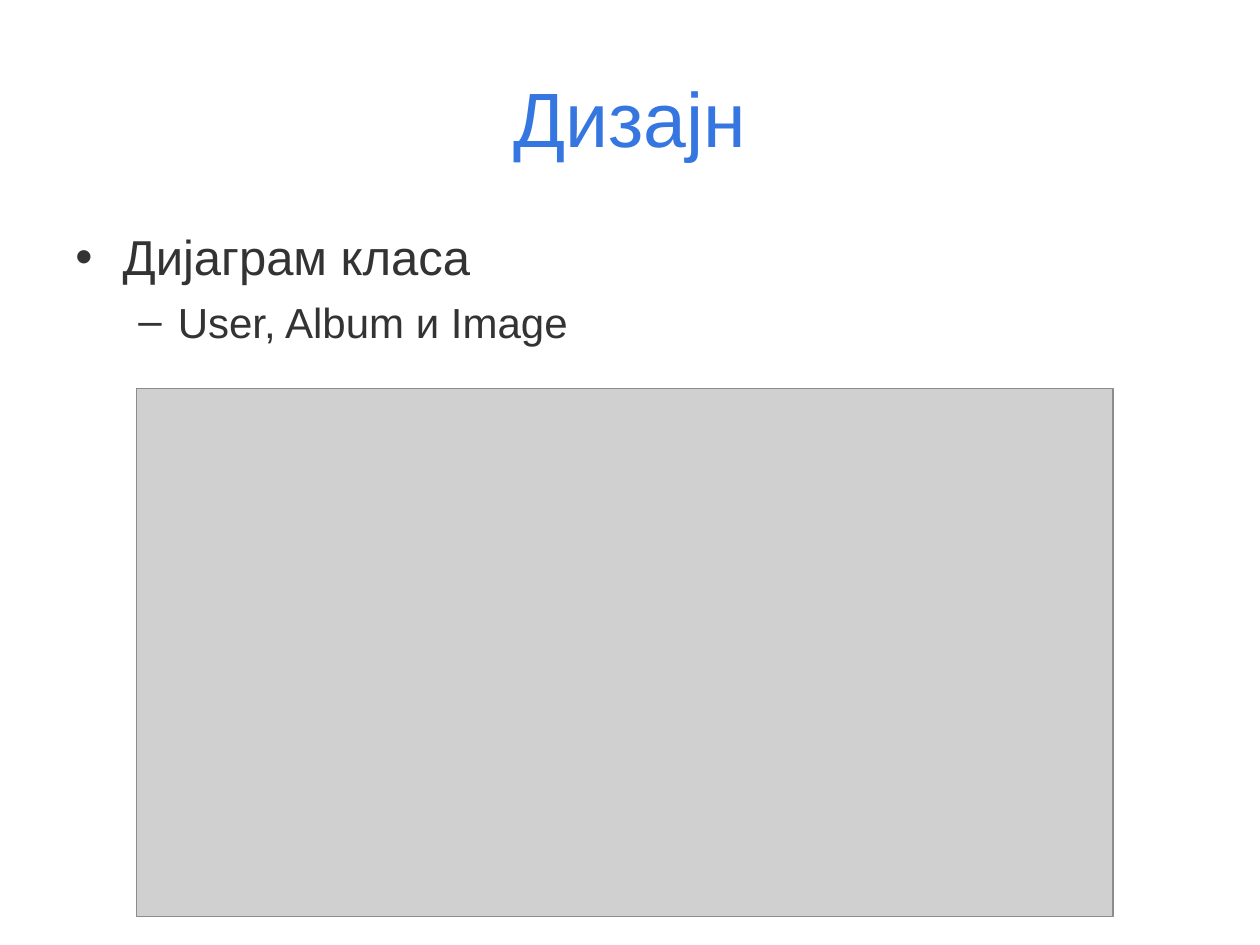
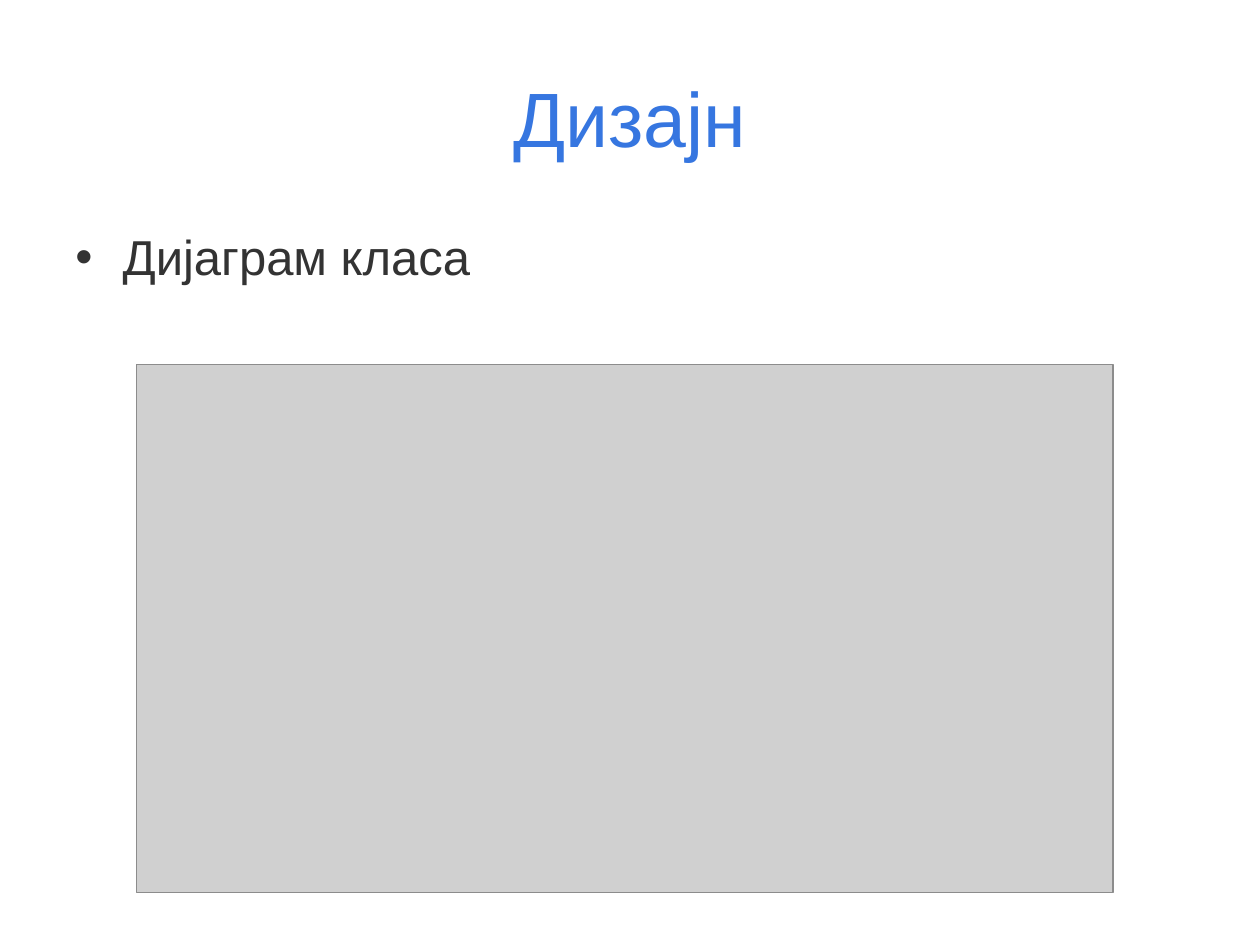
Before and after one commit to daleksic/master, a slide deck: slide 17 of prezentacija/Master rad-Dusko Aleksic.ppt. Drawn at 1260x945 pixels with LibreOffice and Linux fonts; fonts in the diff are those of the drawing; grey boxes stand for pictures. Boxes give left, top, right and bottom in pixels: in the first picture for what was removed or moved away, otherwise in the second. Text is boxed around its words. In the diff, an @@ line names an element or a change of style, - is before the commit and + after.

```diff
--- a/prezentacija/Master rad-Dusko Aleksic.ppt
+++ b/prezentacija/Master rad-Dusko Aleksic.ppt
@@ text at (x1=178, y1=307, x2=568, y2=346): paragraph removed @@
-  – User, Album и Image
@@ picture moved from (x1=136, y1=388, x2=1113, y2=916) to (x1=136, y1=364, x2=1113, y2=892) @@
```
Also in this commit, not shown: 2 other slides changed, 3 slides added, 3 slides removed.
